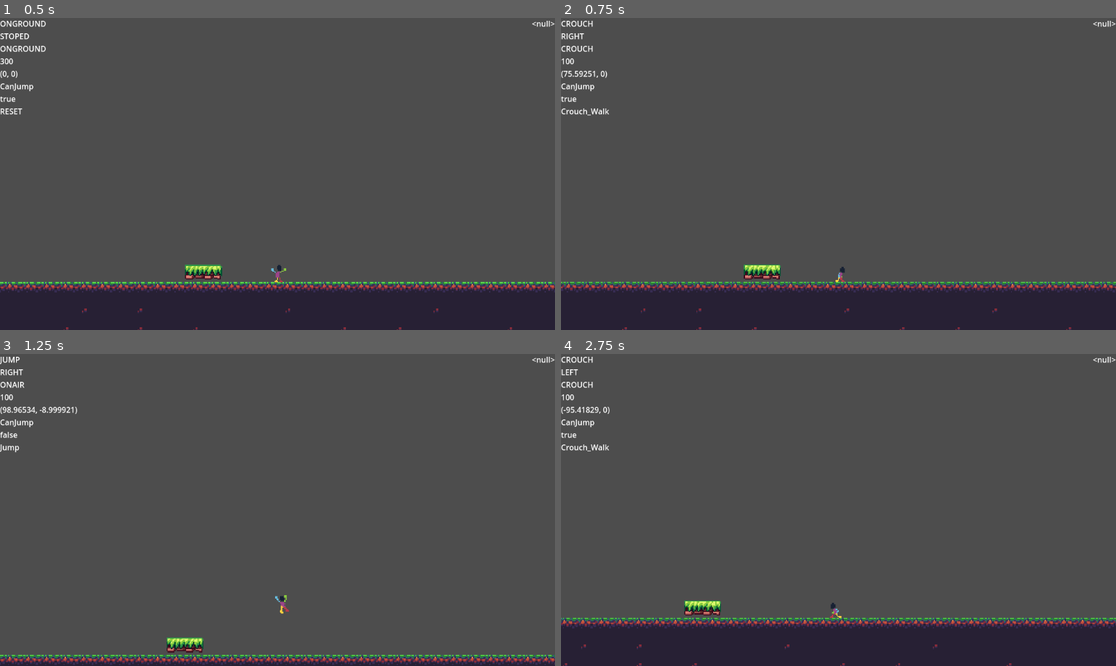
Above: before the commit, frames 1-4 (two rows, left to right).
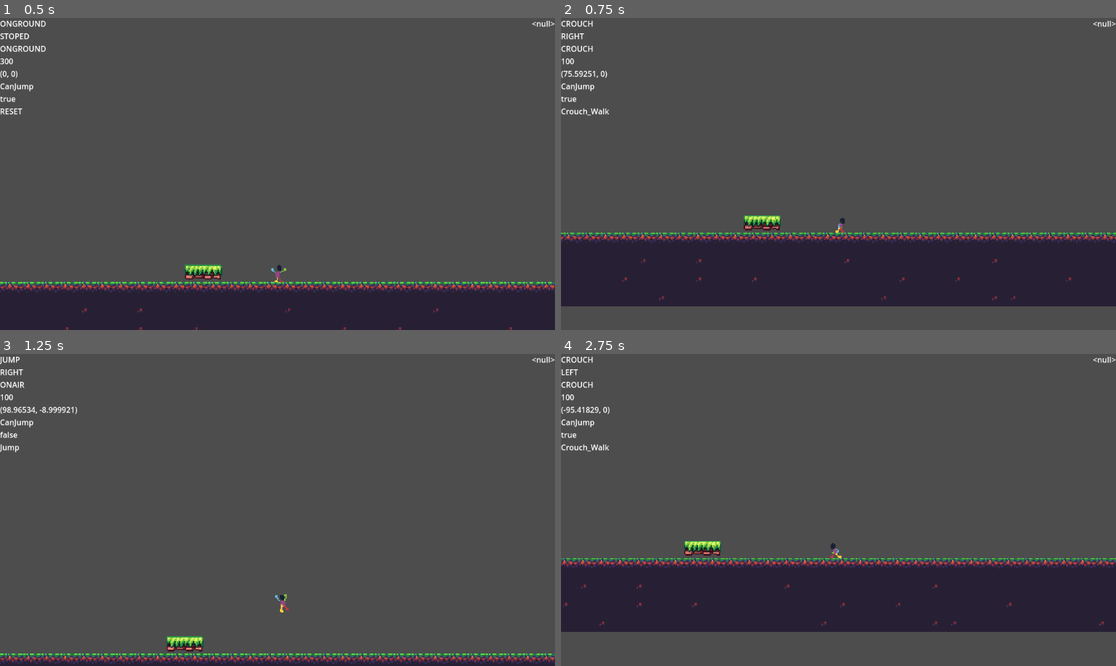
Above: after the commit, the same moments.

Repository: Shidoengie/unnamed-soldiertf2-game
Game: Godot game, scene res://Levels/TEST.tscn
The game is run twice, just before and just after one commit, with the same random seed, the same clock (stepped at 60 frames per second) and the same inputs.
Inputs:
- Up to frame 1 (0.5 s): no input
- Up to frame 2 (0.75 s): hold Right (MoveRight) from 0.53 s (still down); hold Ctrl (Crouch) from 0.53 s (still down)
- Up to frame 3 (1.25 s): keep holding Right (MoveRight); keep holding Ctrl (Crouch); tap Space (Jump) at 0.77 s
- Up to frame 4 (2.75 s): release Ctrl (Crouch) at 1.28 s; tap Ctrl (Crouch) at 1.35 s; tap Space (Jump) at 1.52 s; release Right (MoveRight) at 2.03 s; hold Left (MoveLeft) from 2.03 s (still down); hold Ctrl (Crouch) from 2.03 s (still down)

Frame 1 is identical in both runs. In frame 2, 26% of the frame differs, in the area x 0-100%, y 63-100%; in frame 3, 2.7%; in frame 4, 33%, in the area x 0-100%, y 59-100%.

Commit message:
finished implementing crouch and fixed some bugs

Diff:
--- a/Scenes/Player/Player.gd
+++ b/Scenes/Player/Player.gd
@@ -5,10 +5,12 @@
 @onready var BodyAnimTree := $BodyAnimationTree as AnimationTree
 @onready var GUI := get_parent().find_child("GUI")
 var gravity = ProjectSettings.get_setting("physics/2d/default_gravity")
+@export var crouchCamscroll = -100
 @export var jumpForce := 300
 @export var moveSpeed = 400.0
 @export var airSpeed := 100.0
-
+@onready var Camera := $Camera2d
+@onready var Base_CameraPos = $Camera2d.position as Vector2
 var launchVec : Vector2
 var canShoot := true
 
@@ -157,7 +159,7 @@
 
 		#groundstate for handling fall detection and onground animations
 		GroundStates.ONGROUND:
-
+			Camera.position = Base_CameraPos
 			canJump = true
 			if not is_on_floor():
 				CUR_GroundState = GroundStates.FALL
@@ -167,7 +169,8 @@
 				CUR_AnimState = AnimStates.WALK
 			else:
 				CUR_AnimState = AnimStates.RESET
-
+		not GroundStates.CROUCH:
+			Camera.position = Base_CameraPos
 		GroundStates.CROUCH:
 			CUR_SlideState = SlideStates.CROUCH
 			CUR_SpeedValue = SpeedValues.CROUCH
@@ -175,7 +178,7 @@
 				CUR_AnimState = AnimStates.CROUCH_WALK
 			else:
 				CUR_AnimState = AnimStates.CROUCH_IDLE
-
+			Camera.position.y = -100
 	if CUR_SlideState == SlideStates.LAUNCHED:
 		moveSpeed = airSpeed+abs(launchVec.x)
 	else:
@@ -192,6 +195,11 @@
 
 		if Input.is_action_just_released("Crouch"):
 			CUR_GroundState = GroundStates.ONGROUND
+
+	else:
+		if CUR_GroundState == GroundStates.CROUCH:
+			CUR_GroundState = GroundStates.FALL
+		Camera.position = Base_CameraPos
 	if Input.is_action_just_pressed("Jump") and canJump:
 		CUR_GroundState = GroundStates.JUST_JUMP
 
